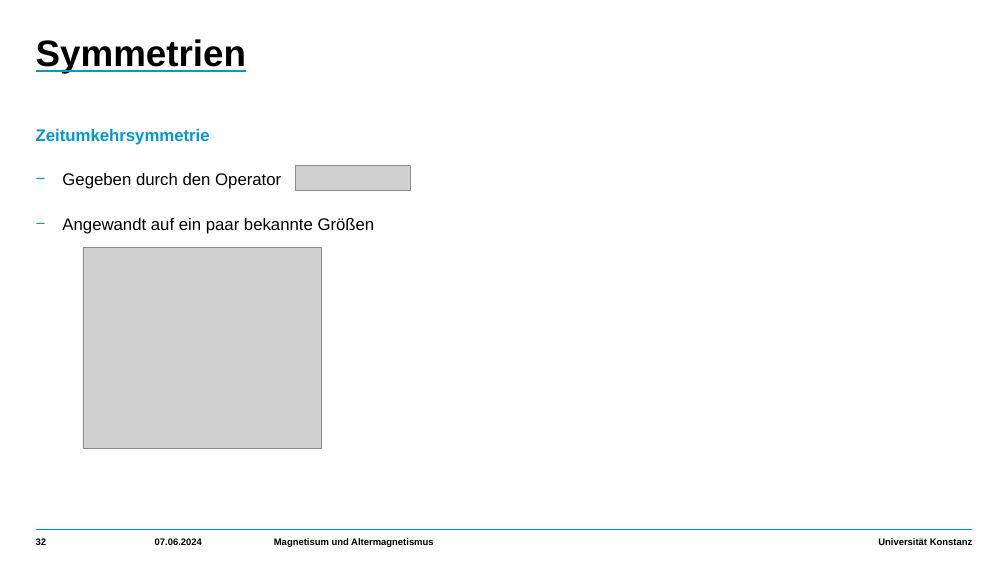
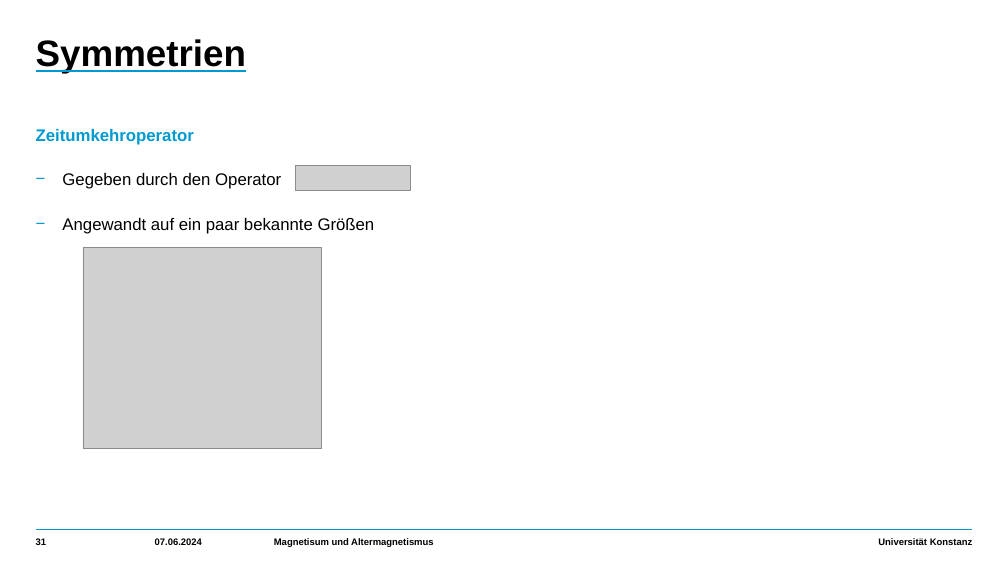
Before and after one commit to HolykingJulex/EstimateSeminar, a slide deck: slide 31 of Vortrag.pptx (slide 32 before the commit). Drawn at 1008x567 pixels with LibreOffice and Linux fonts; fonts in the diff are those of the drawing; grey boxes stand for pictures. Boxes give left, top, right and bottom in pixels: in the first picture for what was removed or moved away, otherwise in the second. Text is boxed around its words. In the diff, an @@ line names an element or a change of style, - is before the commit and + after.

```diff
--- a/Vortrag.pptx
+++ b/Vortrag.pptx
@@ text at (36,129,194,145): text changed @@
-Zeitumkehrsymmetrie
+Zeitumkehroperator
@@ page number at (36,538,47,545): text changed @@
-32
+31
```
Also in this commit, not shown: 35 other slides changed, 3 slides added, 4 slides removed, 3 other files.
